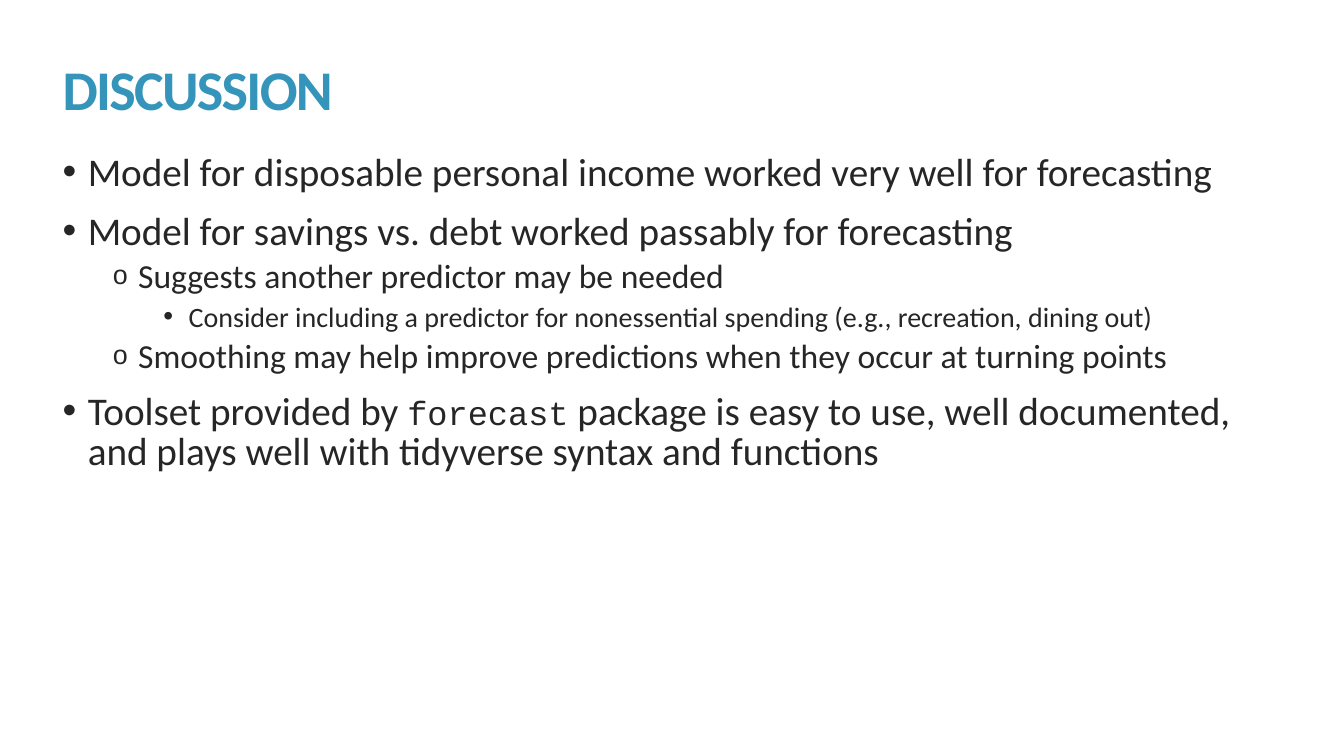
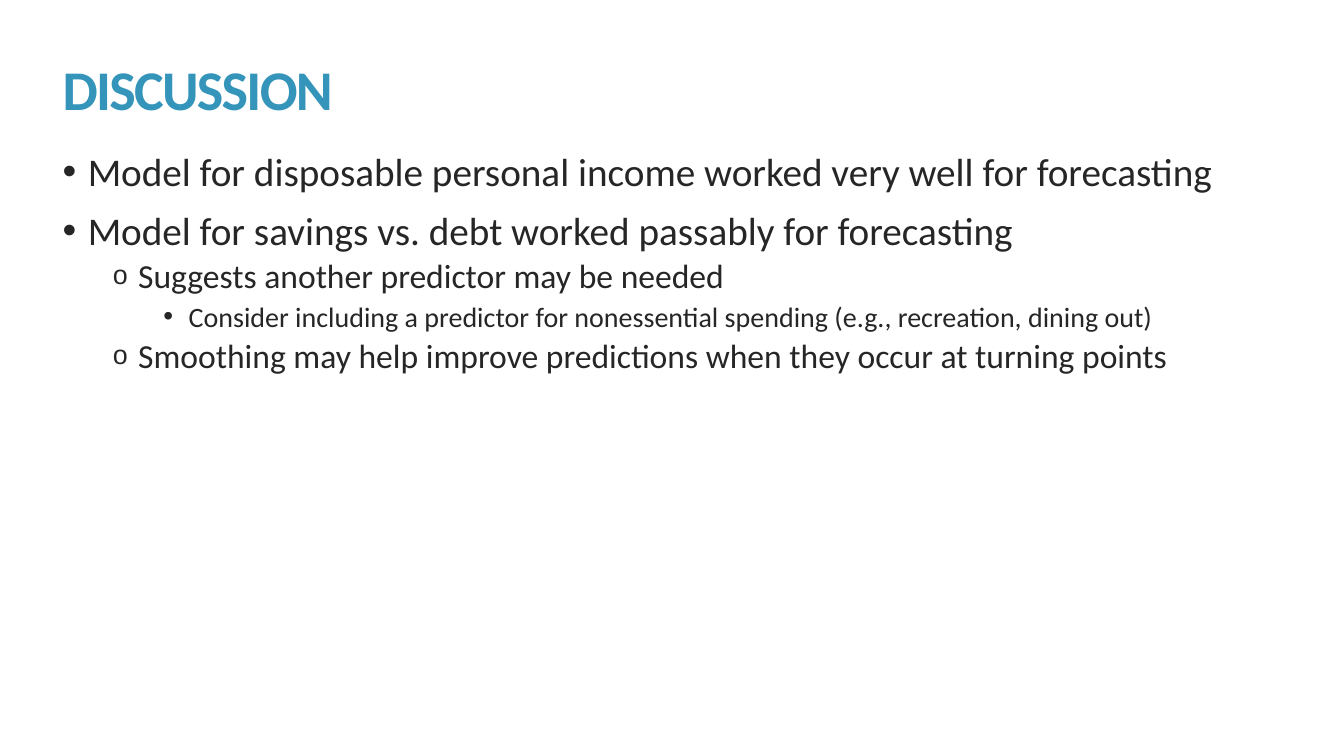
Before and after one commit to kmprioliPROF/MAT_8444_Final_Project, a slide deck: slide 16 of Prioli_Final_Proj.pptx (slide 15 before the commit). Drawn at 1344x756 pixels with LibreOffice and Linux fonts; fonts in the diff are those of the drawing. Boxes give left, top, right and bottom in pixels: in the first picture for what was removed or moved away, otherwise in the second. Text is boxed around its words. In the diff, an @@ line names an element or a change of style, - is before the commit and + after.

```diff
--- a/Prioli_Final_Proj.pptx
+++ b/Prioli_Final_Proj.pptx
@@ text at [88, 397, 1230, 472]: paragraph removed @@
-• Toolset provided by forecast package is easy to use, well documented, and plays well with tidyverse syntax and functions
```
Also in this commit, not shown: 7 other slides changed, 1 slide added.
